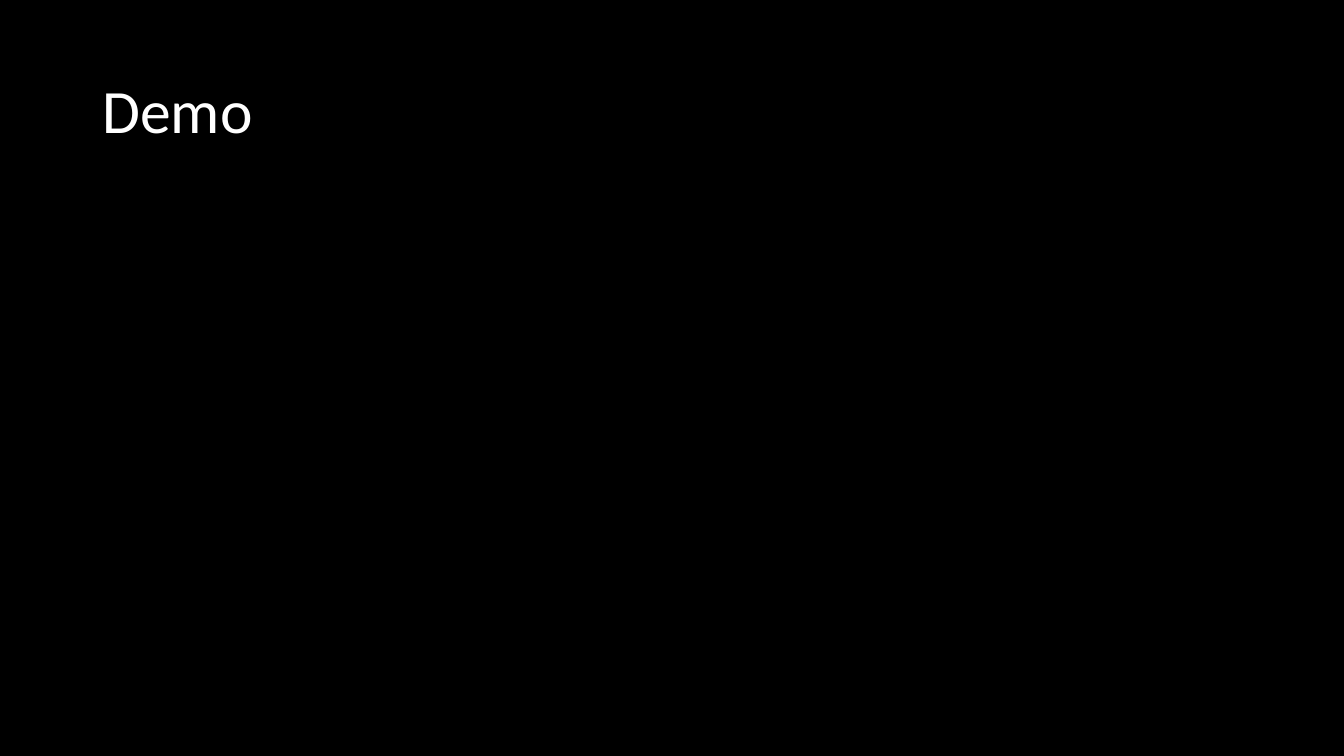
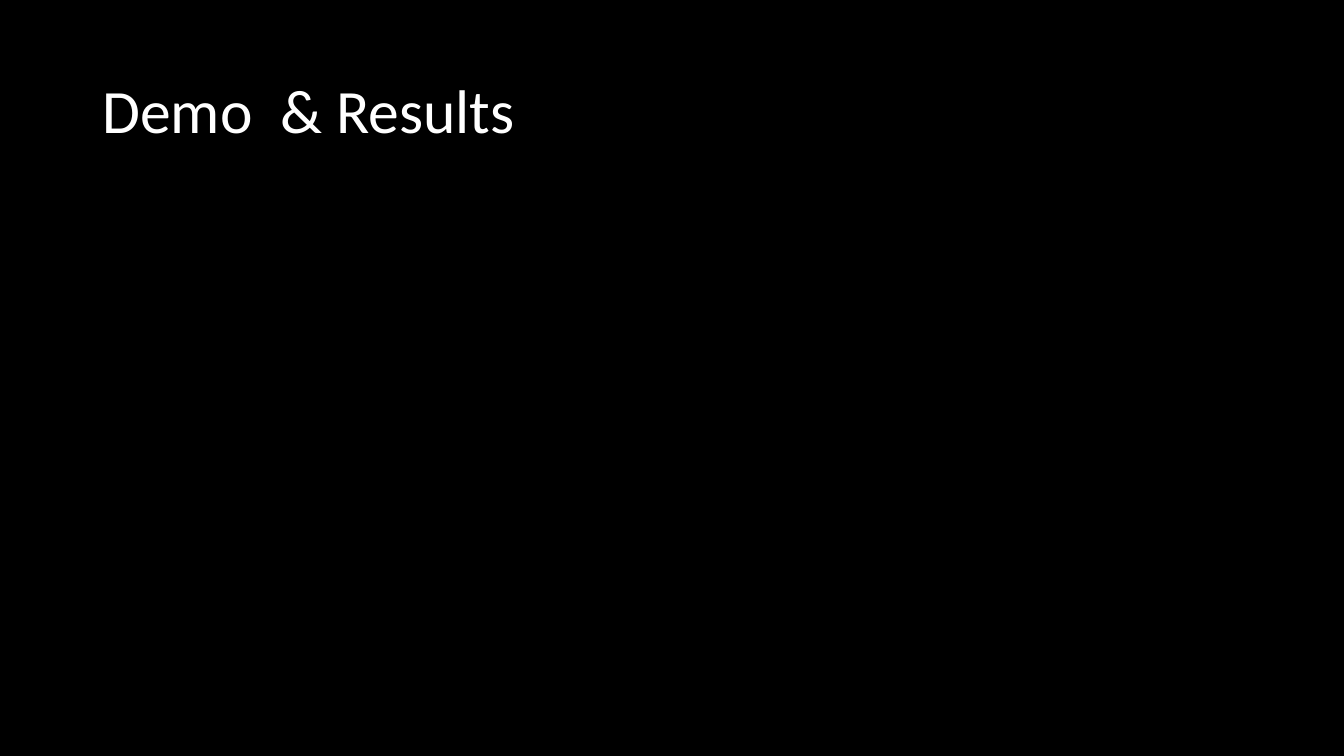
Before and after one commit to dhiviyadhanasekar/Events_Recommender, a slide deck: slide 6 of Big Data Project.pptx (slide 7 before the commit). Drawn at 1344x756 pixels with LibreOffice and Linux fonts; fonts in the diff are those of the drawing. Boxes give left, top, right and bottom in pixels: in the first picture for what was removed or moved away, otherwise in the second. Text is boxed around its words. In the diff, an @@ line names an element or a change of style, - is before the commit and + after.

```diff
--- a/Big Data Project.pptx
+++ b/Big Data Project.pptx
@@ title at <box>102,90,514,134</box>: text changed @@
-Demo
+Demo & Results
```
Also in this commit, not shown: 2 other slides changed, 3 slides added, 4 slides removed.
